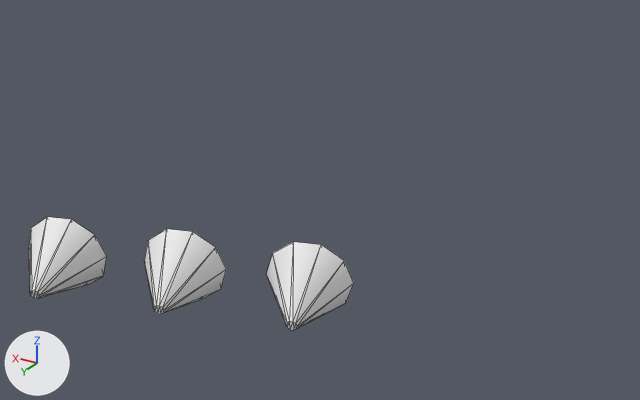
Renders of the OBJ model characters/meshes/legs_dino_feet_astride_l_white.obj from each side of a commit.
The view is the same before and after, from a 50 mm camera at (-0.361, 0.468, 0.081) aimed at (-0.214, 0.223, -0.042). Arrows for +X, +Y and +Z are at lower left; the lights stay in place. The picture after the commit comes second. Mesh edges are drawn as thin lines. Where no turn or scale is listed for an object, it has been applied to the vertices. Vertices at exactly the same position are counted once.

The first picture shows 'legs_dino_feet_astride_l_white'.
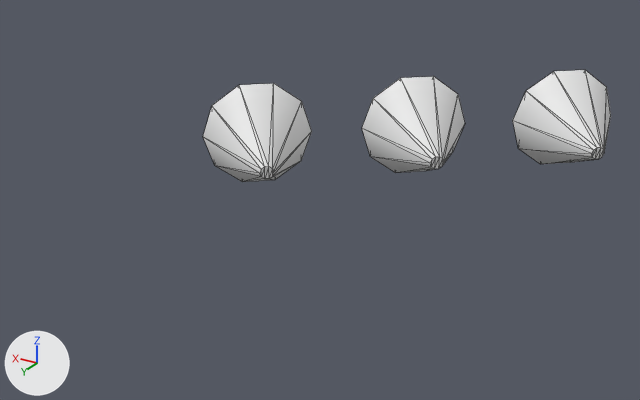
Patch to the scene script:
```diff
--- a/characters/meshes/legs_dino_feet_astride_l_white.obj.py
+++ b/characters/meshes/legs_dino_feet_astride_l_white.obj.py
@@ me_legs_dino_feet_astride_l_white @@
 # used by ob_legs_dino_feet_astride_l_white; location = (0.0, 0.0, 0.0)
-me_legs_dino_feet_astride_l_white.from_pydata(...)  # 60 vertices, 108 faces; spans x -0.2232..-0.0977, y 0.213..0.2752, z -0.0929..-0.061
+me_legs_dino_feet_astride_l_white.from_pydata(...)  # 60 vertices, 108 faces; spans x -0.3063..-0.1992, y 0.1821..0.2781, z -0.0244..0.0079
+# me_legs_dino_feet_astride_l_white part 1: the loose piece of 20 vertices spanning x -0.2232..-0.1914, y 0.213..0.2448, z -0.0929..-0.061 is multiplied about its middle by the matrix ((0.926, -0.372, 0.056), (0.376, 0.924, -0.067), (-0.027, 0.083, 0.996)), then moved by (-0.0462, 0.005, 0.0695)
+# me_legs_dino_feet_astride_l_white part 2: the loose piece of 20 vertices spanning x -0.1764..-0.1445, y 0.2282..0.26, z -0.0929..-0.061 is multiplied about its middle by the matrix ((0.926, -0.372, 0.056), (0.376, 0.924, -0.067), (-0.027, 0.083, 0.996)), then moved by (-0.1308, -0.0419, 0.0695)
+# me_legs_dino_feet_astride_l_white part 3: the loose piece of 20 vertices spanning x -0.1295..-0.0977, y 0.2434..0.2752, z -0.0929..-0.061 is multiplied about its middle by the matrix ((0.926, -0.372, 0.056), (0.375, 0.924, -0.067), (-0.027, 0.083, 0.996)), then moved by (-0.1021, 0.0062, 0.0695)
```

Boxes (x1, y1, x2, y2) around the edits, measured in the pictures (640 x 400 px; the box of a moved part takes in the faces that stretch with it):
'legs_dino_feet_astride_l_white', reshaped (25% wider)
    before: (29, 217, 354, 330)
    after: (203, 70, 611, 182)
part 1 of me_legs_dino_feet_astride_l_white, moved or reshaped
    before: (266, 242, 354, 330)
    after: (362, 76, 465, 173)
part 2 of me_legs_dino_feet_astride_l_white, moved or reshaped
    before: (144, 229, 226, 314)
    after: (513, 70, 611, 164)
part 3 of me_legs_dino_feet_astride_l_white, moved or reshaped
    before: (29, 217, 107, 299)
    after: (203, 83, 312, 182)
